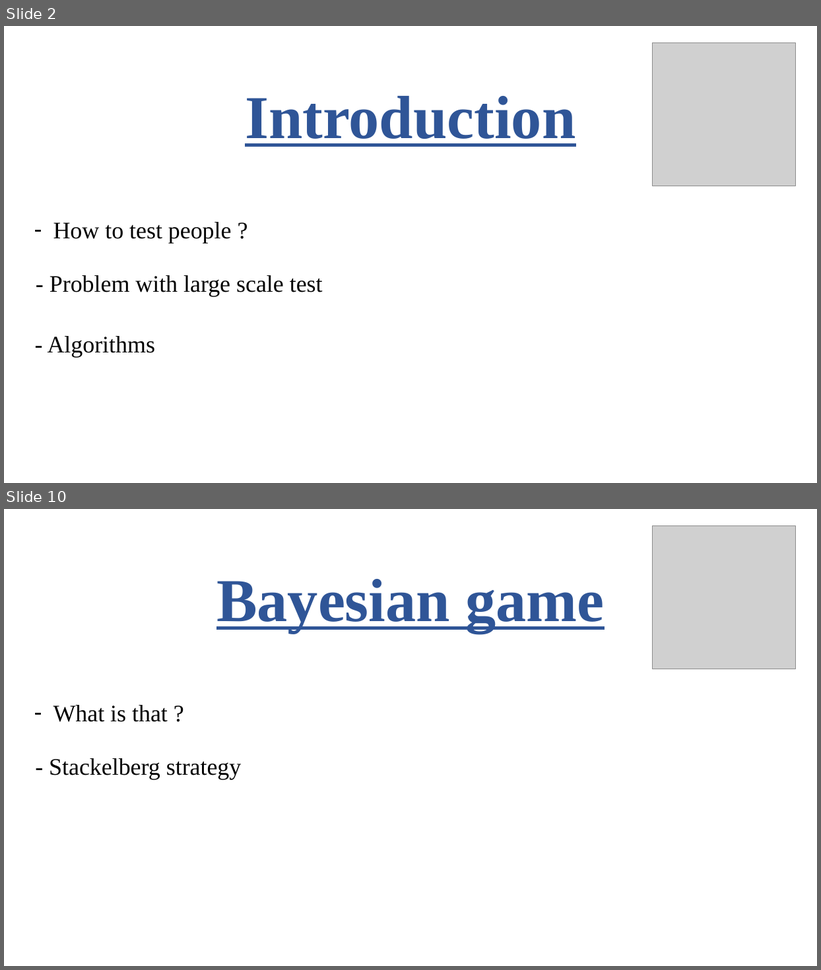
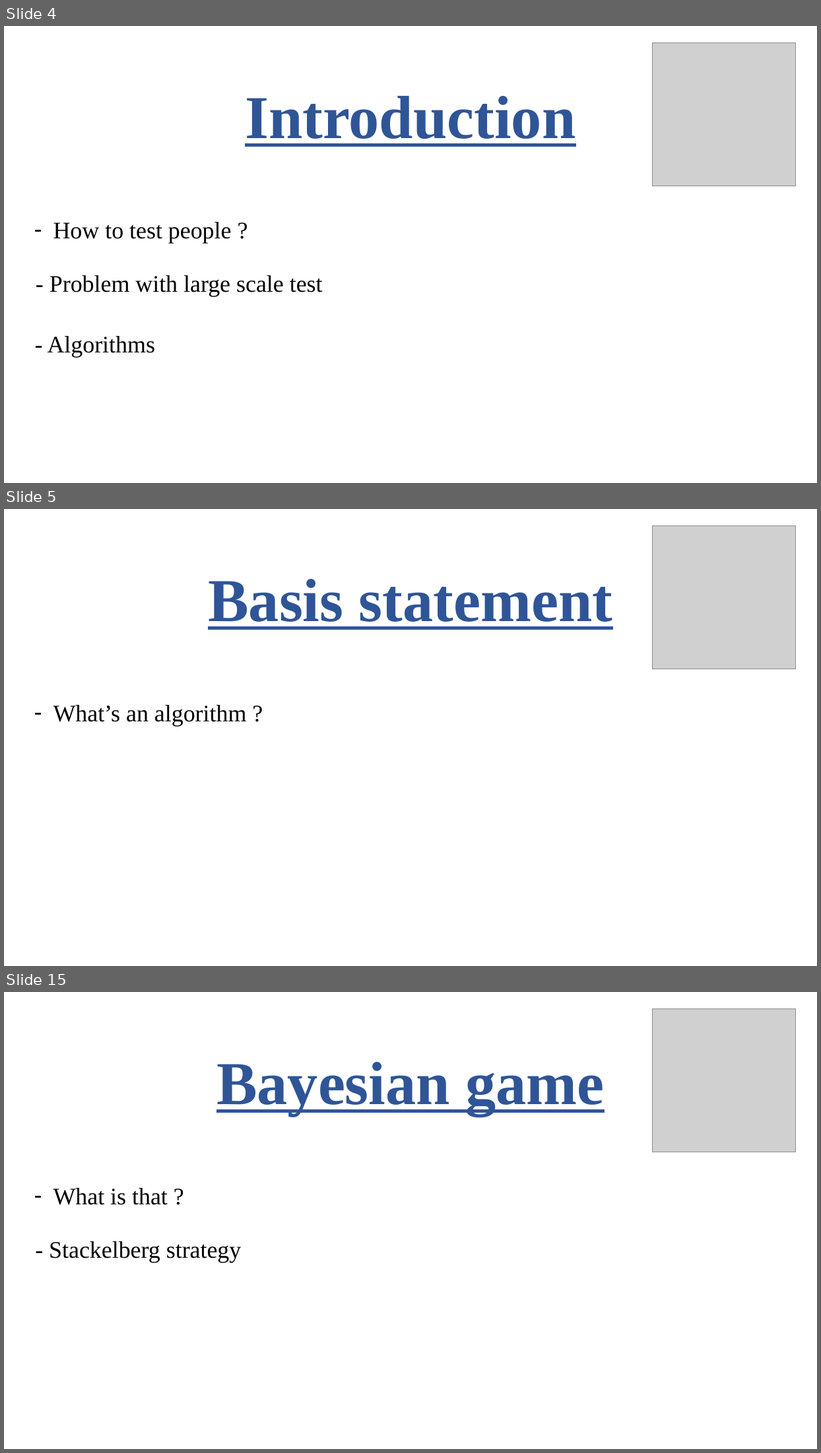
Before and after one commit to robinengels/Anglais, a slide deck: Anglais.pptx. Shown one above the other, each under a label of ours: slides 2 and 10 before the commit, slides 4, 5 and 15 after it; the slides between them are not shown. The pictures are 821x970 and 821x1453 pixels, drawn with LibreOffice and Linux fonts; fonts in the diff are those of the drawing; grey boxes stand for pictures. Boxes give left, top, right and bottom in pixels: in the first picture for what was removed or moved away, otherwise in the second. Text is boxed around its words. In the diff, an @@ line names an element or a change of style, - is before the commit and + after.

```diff
--- a/Anglais.pptx
+++ b/Anglais.pptx
@@ slide 5 added at <box>4,509,817,966</box>, background #FFFFFF @@
@@ picture added at <box>653,526,796,669</box> @@
@@ text added at <box>208,579,613,630</box>, 72 pt, text #2F5597, bold, underline @@
+Basis statement
@@ text added at <box>54,705,246,726</box>, 28 pt, text #000000 @@
+– What’s an algorithm ?
@@ what was slide 2 is now slide 4 @@
@@ what was slide 10 is now slide 15 @@
```
Also in this commit, not shown: 7 slides changed, 7 other slides added, 3 slides removed.
